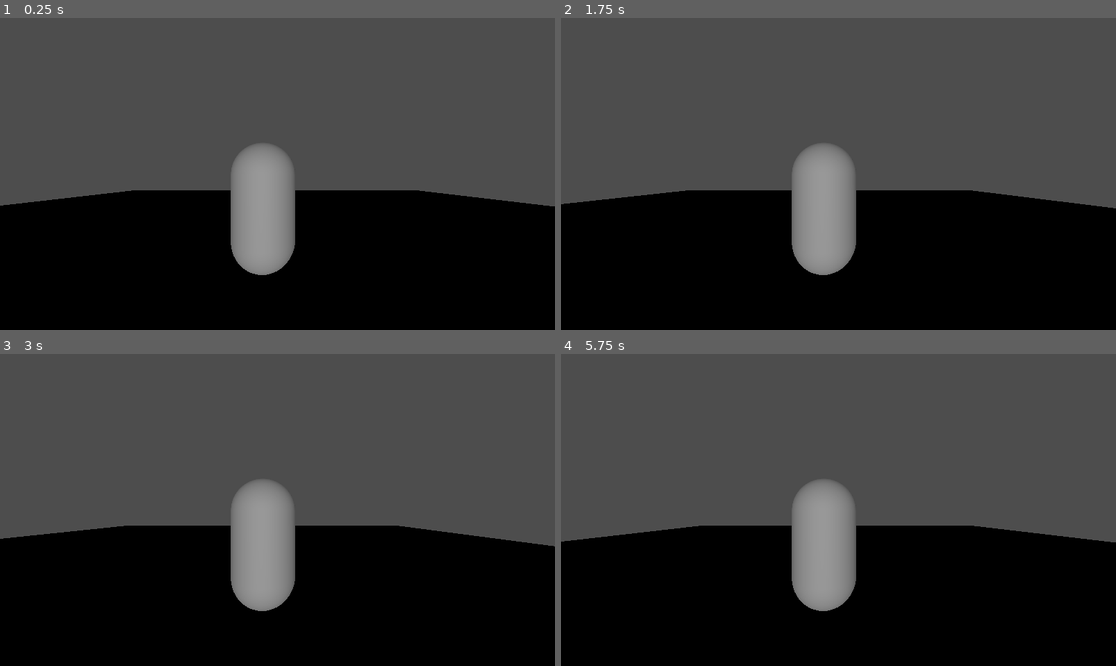
Above: before the commit, frames 1-4 (two rows, left to right).
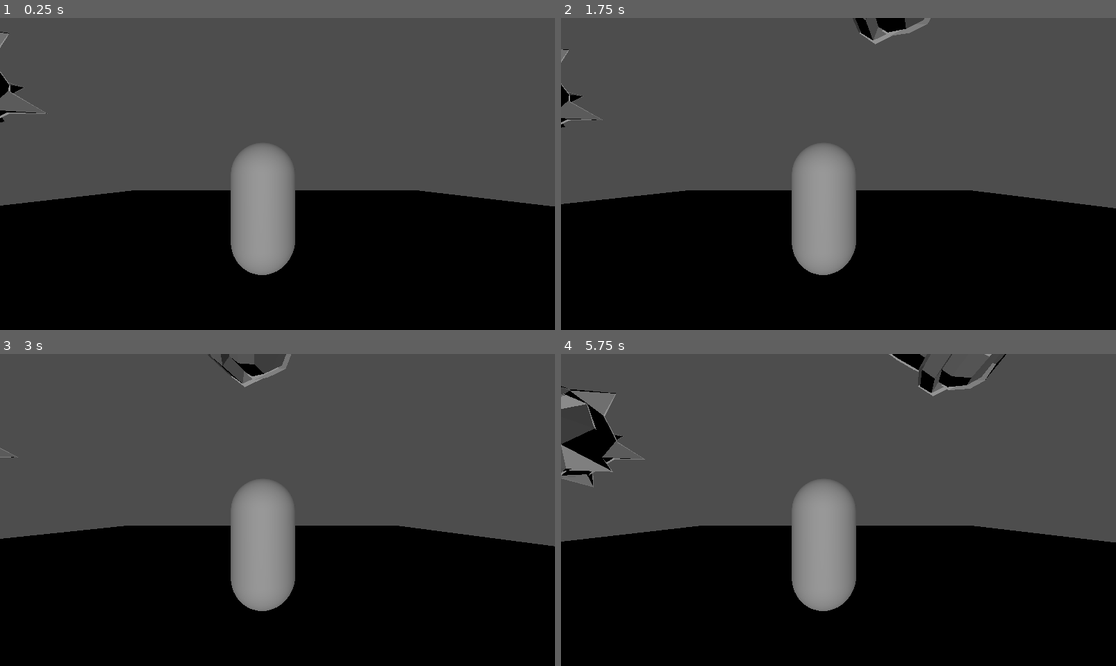
Above: after the commit, the same moments.

Repository: Juan-DelAmo/TestGodot
Game: Godot game, scene res://Escenas/EscenaTesting.tscn
Same seed, same stepped clock (60 frames per second), same inputs: the game is played once before the commit and once after it.
Inputs:
- Up to frame 1 (0.25 s): no input
- Up to frame 2 (1.75 s): tap Enter at 0.5 s; hold Right (ui_right) 0.53-1.28 s; hold Down (ui_down) from 1.28 s (still down)
- Up to frame 3 (3 s): release Down (ui_down) at 2.03 s; hold Right (ui_right) 2.03-2.78 s; hold Up (ui_up) from 2.78 s (still down)
- Up to frame 4 (5.75 s): release Up (ui_up) at 3.53 s; hold Left (ui_left) 3.53-5.03 s; hold Down (ui_down) from 5.03 s (still down)

The runs differ from the first frame. In frame 1, 0.3% of the frame differs, in the area x 0-9%, y 4-34%; in frame 2, 0.7%; in frame 3, 0.4%; in frame 4, 2.7%, in the area x 0-81%, y 0-43%.

Commit message:
lucero guacass

Diff:
--- a/Escenas/EscenaTesting.tscn
+++ b/Escenas/EscenaTesting.tscn
@@ -1,6 +1,7 @@
-[gd_scene load_steps=6 format=3 uid="uid://gaw37b0gxovv"]
+[gd_scene load_steps=7 format=3 uid="uid://gaw37b0gxovv"]
 
 [ext_resource type="Script" path="res://ScriptJugador/movimiento.gd" id="1_rc3ef"]
+[ext_resource type="ArrayMesh" uid="uid://bqx3lchcycauv" path="res://Modelos/lucero.obj" id="2_cbjya"]
 
 [sub_resource type="CapsuleMesh" id="CapsuleMesh_wjarh"]
 
@@ -43,3 +44,7 @@
 
 [node name="DirectionalLight3D" type="DirectionalLight3D" parent="."]
 transform = Transform3D(1, 0, 0, 0, 1, 0, 0, 0, 1, -0.396347, 27.522, -10.4626)
+
+[node name="Lucero" type="MeshInstance3D" parent="."]
+transform = Transform3D(1, 0, 0, 0, 1, 0, 0, 0, 1, -1.3777, -0.0825748, 3.22363)
+mesh = ExtResource("2_cbjya")
--- a/project.godot
+++ b/project.godot
@@ -14,3 +14,7 @@
 run/main_scene="res://Escenas/EscenaTesting.tscn"
 config/features=PackedStringArray("4.2", "Forward Plus")
 config/icon="res://icon.svg"
+
+[filesystem]
+
+import/fbx/enabled=false
Binary file added: Modelos/lucero.fbx
Not shown, added: Modelos/lucero.obj
Not shown, added: Modelos/lucero.obj.import
